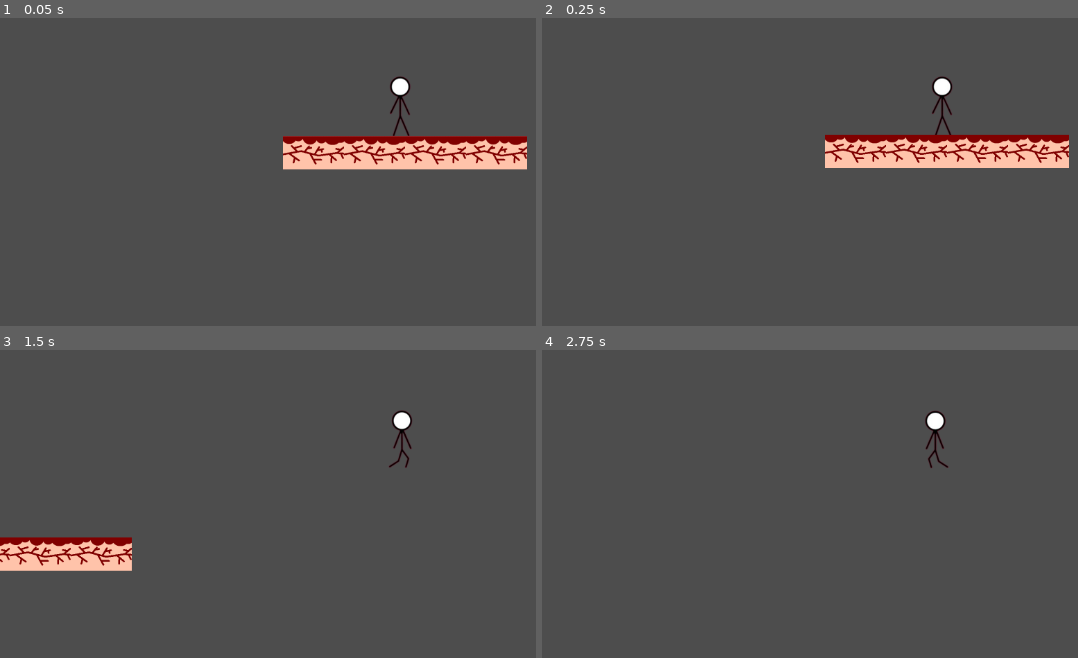
Above: before the commit, frames 1-4 (two rows, left to right).
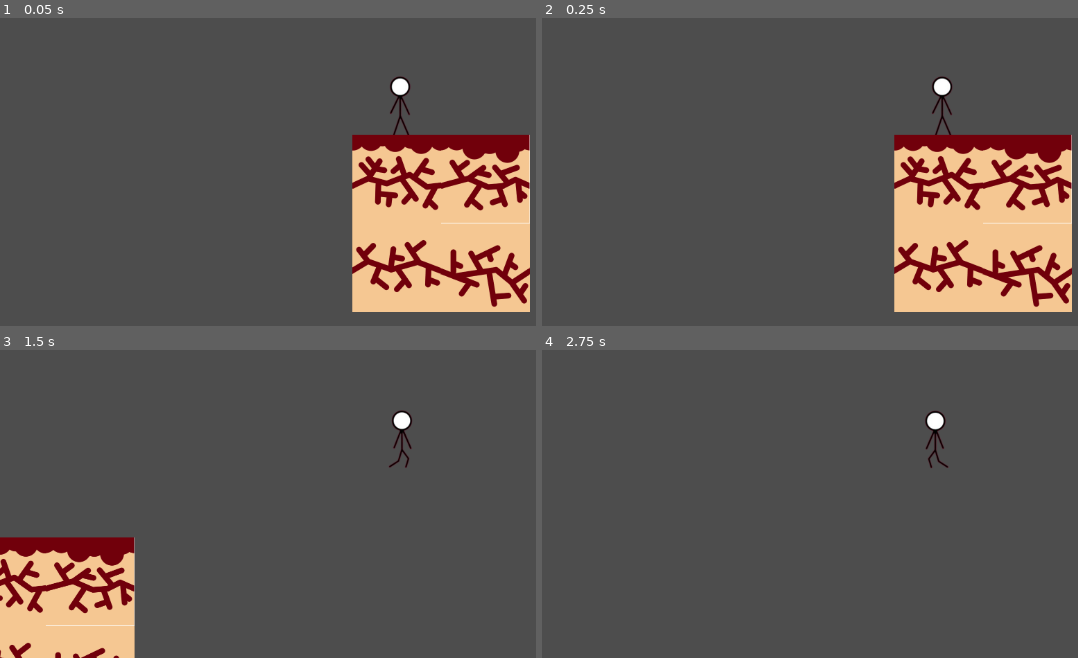
Above: after the commit, the same moments.

Repository: Cliffy-the-dog/stickman
Game: Godot game, scene res://Scenes/starter_scene.tscn
Two runs of this game, one before a commit and one after it. Both use one fixed random seed, a clock stepped at 60 frames per second and the inputs below.
Inputs:
- Up to frame 1 (0.05 s): no input
- Up to frame 2 (0.25 s): no input
- Up to frame 3 (1.5 s): tap Enter at 0.5 s; hold D (Walk Right) from 0.53 s (still down); tap Space (Jump) at 0.77 s
- Up to frame 4 (2.75 s): tap Space (Jump) at 1.52 s; release D (Walk Right) at 2.03 s; hold A (Walk Left) from 2.03 s (still down)

The runs differ from the first frame. In frame 1, 19% of the frame differs, in the area x 52-99%, y 37-96%; in frame 2, 19%; in frame 3, 8.6%; in frame 4, nothing differs.

Commit message:
Added Physics Tiles, started making background tiles, also debugged left movement

Diff:
--- a/stickman-in-the-body/Scenes/starter_scene.tscn
+++ b/stickman-in-the-body/Scenes/starter_scene.tscn
@@ -1,22 +1,22 @@
-[gd_scene format=3 uid="uid://dqeeidq7t2drx"]
+[gd_scene format=4 uid="uid://dqeeidq7t2drx"]
 
 [ext_resource type="PackedScene" uid="uid://gnmp0yh0cmhe" path="res://Sprites/character_body_2d.tscn" id="1_j8eka"]
-[ext_resource type="Texture2D" uid="uid://chtu3p1jn1o2s" path="res://Sprites/Screenshot 2026-03-22 110602.png" id="2_lhs2h"]
+[ext_resource type="Texture2D" uid="uid://xcpxyyecrq8m" path="res://Tileset/PhysicsTiles/PhysicsBlocksTileset.png" id="2_lhs2h"]
 
 [sub_resource type="TileSetAtlasSource" id="TileSetAtlasSource_knupb"]
 texture = ExtResource("2_lhs2h")
-12:0/size_in_atlas = Vector2i(11, 6)
-12:0/0 = 0
-12:0/0/physics_layer_0/polygon_0/points = PackedVector2Array(-95.86777, -47.93388, 96.83307, -48.416534, 98.562225, 48.416534, -95.86777, 49.586773)
-0:0/size_in_atlas = Vector2i(12, 6)
+0:0/size_in_atlas = Vector2i(16, 16)
 0:0/0 = 0
-0:0/0/physics_layer_0/polygon_0/points = PackedVector2Array(-95.86777, -47.93388, 96.83307, -48.416534, 98.562225, 48.416534, -95.86777, 49.586773)
-0:6/size_in_atlas = Vector2i(12, 7)
-0:6/0 = 0
-0:6/0/physics_layer_0/polygon_0/points = PackedVector2Array(-95.86777, -47.93388, 96.83307, -48.416534, 98.562225, 48.416534, -95.86777, 49.586773)
-12:6/size_in_atlas = Vector2i(11, 7)
-12:6/0 = 0
-12:6/0/physics_layer_0/polygon_0/points = PackedVector2Array(-95.86777, -47.93388, 96.83307, -48.416534, 98.562225, 48.416534, -95.86777, 47.93388)
+0:0/0/physics_layer_0/polygon_0/points = PackedVector2Array(-128, -128, 128, -128, 128, 128, -128, 128)
+16:0/size_in_atlas = Vector2i(16, 16)
+16:0/0 = 0
+16:0/0/physics_layer_0/polygon_0/points = PackedVector2Array(-128, -128, 128, -128, 128, 128, -128, 128)
+0:16/size_in_atlas = Vector2i(16, 16)
+0:16/0 = 0
+0:16/0/physics_layer_0/polygon_0/points = PackedVector2Array(-128, -128, 128, -128, 128, 128, -128, 128)
+16:16/size_in_atlas = Vector2i(16, 16)
+16:16/0 = 0
+16:16/0/physics_layer_0/polygon_0/points = PackedVector2Array(-128, -128, 128, -128, 128, 128, -128, 128)
 
 [sub_resource type="TileSet" id="TileSet_5arw2"]
 physics_layer_0/collision_layer = 3
@@ -36,5 +36,5 @@
 limit_bottom = 12000
 
 [node name="TileMapLayer" type="TileMapLayer" parent="." unique_id=57834583]
-tile_map_data = PackedByteArray(0, 0, 240, 255, 9, 0, 0, 0, 12, 0, 0, 0, 0, 0, 251, 255, 9, 0, 0, 0, 12, 0, 0, 0, 0, 0, 6, 0, 9, 0, 0, 0, 12, 0, 0, 0, 0, 0, 17, 0, 9, 0, 0, 0, 12, 0, 0, 0, 0, 0)
+tile_map_data = PackedByteArray("AADw/wkAAAAMAAAAAAD7/wkAAAAMAAAAAAAGAAkAAAAMAAAAAAARAAkAAAAMAAAAAAD//w0AAAAAAAAAAAAPAA0AAAAQAAAAAAAPAB0AAAAAABAAAAD//x0AAAAQABAAAAA=")
 tile_set = SubResource("TileSet_5arw2")
